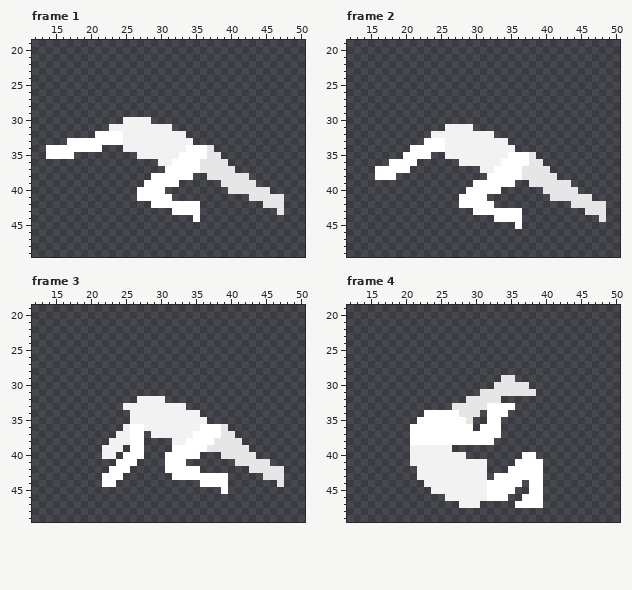
Edited in one commit: pixel-art file (Assets/Art/Characters/Player/Roll/Player_Roll_Left.aseprite). Above: the version before the commit.
64x64 pixels, 8 frames. Shown: frame 1: x 12..50, y 19..49; frame 2: x 12..50, y 19..49; frame 3: x 12..50, y 19..49; frame 4: x 12..50, y 19..49. The commit also changed other frames, which this record leaves out.
The result:
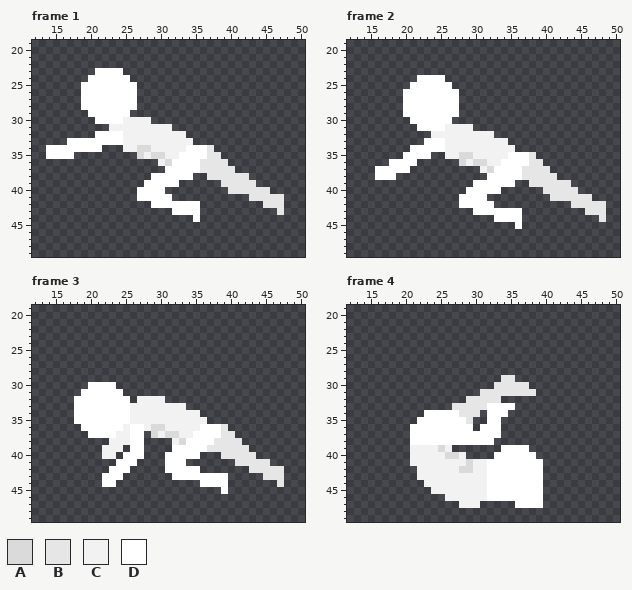
Palette (. is transparent): A #dadada  B #e6e6e6  C #f2f2f2  D #ffffff
Log entry: Roll Animations Completed
Diff:
layer "Skin/Head" now shown
Frame 1, layers "Skin/Head", "Skin/Chest":
y 23: x 21..24 .... -> DDDD
y 24: x 20..25 ...... -> DDDDDD
y 25..28: x 19..26 ........ -> DDDDDDDD
y 29: x 20..25 ...... -> DDDDDD
y 30: x 21..24 .... -> DDDD
y 34: x 27..28 CC -> AA
y 35: x 27 C -> A; x 29..30 CC -> AA
y 36: x 31 C -> A
Frame 2, layers "Skin/Head", "Skin/Chest":
y 24: x 22..25 .... -> DDDD
y 25: x 21..26 ...... -> DDDDDD
y 26..29: x 20..27 ........ -> DDDDDDDD
y 30: x 21..26 ...... -> DDDDDD
y 31: x 22..25 .... -> DDDD
y 35: x 28..29 CC -> AA
y 36: x 28 C -> A; x 30..31 CC -> AA
y 37: x 32 C -> A
Frame 3, layers "Skin/Head", "Skin/Chest":
y 30: x 20..23 .... -> DDDD
y 31: x 19..24 ...... -> DDDDDD
y 32: x 18..25 ........ -> DDDDDDDD
y 33: x 18..25 .......C -> DDDDDDDD
y 34..35: x 18..25 ........ -> DDDDDDDD
y 36: x 19..24 ...... -> DDDDDD; x 29..30 CC -> AA
y 37: x 20..23 .... -> DDDD; x 29 C -> A; x 31..32 CC -> AA
y 38: x 33 C -> A
Frame 4, layers "Skin/Head", "Skin/Chest":
y 39: x 25 C -> A; x 34..37 .... -> DDDD
y 40: x 26..27 CC -> AA; x 33..36 .... -> DDDD
y 41: x 29 C -> A; x 32..35 .... -> DDDD
y 42: x 28..29 CC -> AA; x 32..34 ... -> DDD
y 43: x 32 . -> D
y 44: x 37 . -> D
y 45: x 36..37 .. -> DD
y 46: x 35..36 .. -> DD
Pixel boxes of the changes (left, top, right, bottom) in both pictures:
added: (81, 68, 137, 124)
changed: (137, 145, 172, 166)
changed: (403, 75, 494, 173)
changed: (74, 382, 186, 445)
changed: (438, 445, 529, 501)
